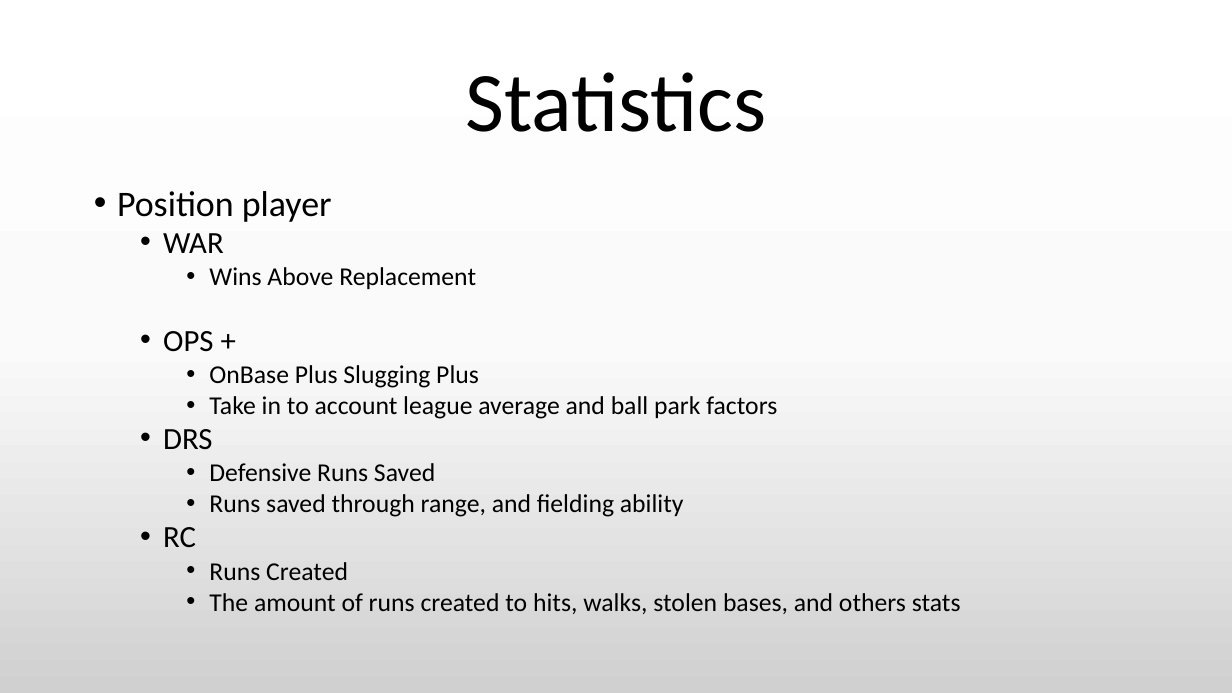
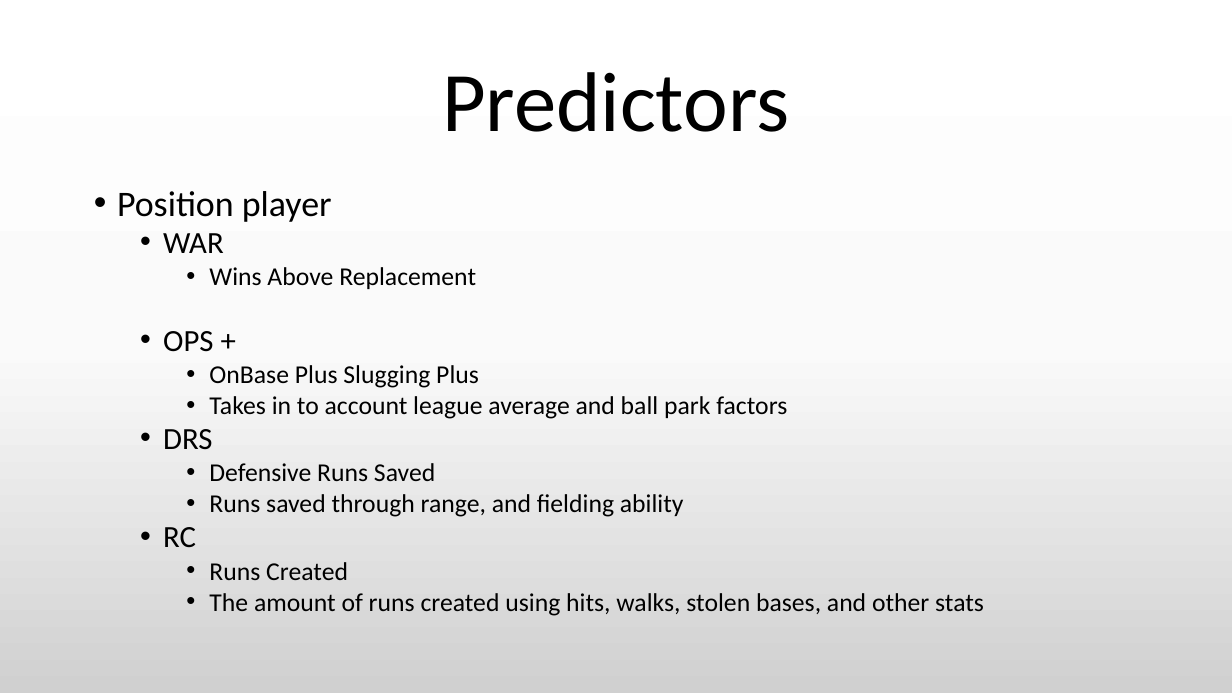
Before and after one commit to Riles567/Capstone, a slide deck: slide 7 of CapstonePresentation.pptx. Drawn at 1232x693 pixels with LibreOffice and Linux fonts; fonts in the diff are those of the drawing. Boxes give left, top, right and bottom in pixels: in the first picture for what was removed or moved away, otherwise in the second. Text is boxed around its words. In the diff, an @@ line names an element or a change of style, - is before the commit and + after.

```diff
--- a/CapstonePresentation.pptx
+++ b/CapstonePresentation.pptx
@@ title at (x1=442, y1=72, x2=789, y2=132): text changed @@
-Statistics
+Predictors
@@ text at (x1=209, y1=396, x2=787, y2=419): text changed @@
-    • Take in to account league average and ball park factors
+    • Takes in to account league average and ball park factors
@@ text at (x1=209, y1=593, x2=984, y2=616): text changed @@
-    • The amount of runs created to hits, walks, stolen bases, and others stats
+    • The amount of runs created using hits, walks, stolen bases, and other stats
```
Also in this commit, not shown: 9 other slides changed, 9 slides added, 7 slides removed.
